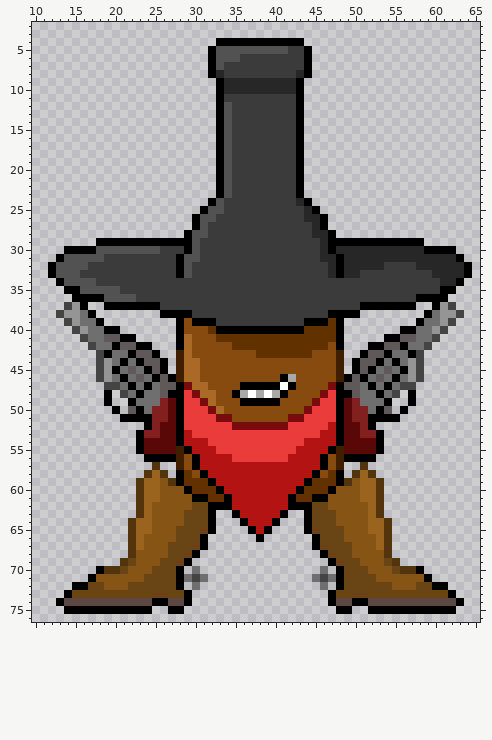
Edited in one commit: sprite sheet (Graphics/Battlers/Back/042.png). Above, as it was before the edit.
The file is 160x160 pixels, drawn in blocks of 2x2; one block is one cell here. Colours within 5 levels of each other are drawn and written as one. Shown: x 10..65, y 2..76.
Once edited:
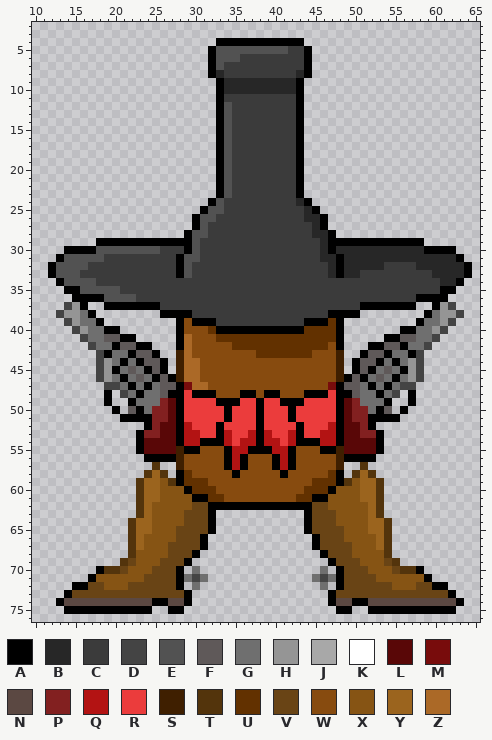
Palette (. is transparent): A #000000  B #272727  C #3b3b3b  D #444444  E #525252  F #5f5959  G #6f6f6f  H #959595  J #a8a8a8  K #ffffff  L #590707  M #780c0c  N #5b4842  P #822020  Q #b31313  R #eb3c3c  S #3f1f00  T #53340c  U #623100  V #694415  W #874b0f  X #865414  Y #9b641e  Z #ab6927
Change:
y 46: x 41..42 AJ -> WW
y 47: x 36..42 AAAAAKA -> WWWWWWW
y 48: x 30..32 MZZ -> AAA; x 35..41 AJKJKJA -> WAAWAAW; x 44..46 WWM -> AAA
y 49: x 31..37 MZWWWAA -> RRAAARR; x 39..45 AAWWWWM -> RRAAARR
y 50: x 32..44 MZWWWWWWWWWWM -> RRARRRARRRARR
y 51: x 33..43 MMWWWWWWWMM -> RARRRARRRAR
y 52: x 29 R -> Q; x 33 R -> A; x 35..41 MMMMMMM -> RRRARRR; x 43 R -> A
y 53: x 30 R -> Q; x 33..34 RR -> AQ; x 37..39 RRR -> QAQ; x 42..43 RR -> QA
y 54: x 31..34 QRRR -> AAAQ; x 36..40 RRRRR -> QQAQQ; x 42..45 RRQQ -> QAAA
y 55: x 30..46 QQQRRRRRRRRRRQQQQ -> AWWWAQQAAAQQAWWWA
y 56: x 30..46 AQQQQRRRRRRRQQQQA -> WWWWAQAWWWAQAWWWW
y 57: x 30..34 AQQQQ -> WWWWA; x 36..40 QQQQQ -> AWWWA; x 42..46 QQQQA -> AWWWW
y 58: x 31..45 AQQQQQQQQQQQQQA -> WWWWAWWWWWAWWWW
y 59: x 32..44 AQQQQQQQQQQQA -> WWWWWWWWWWWWW
y 60: x 33..43 AQQQQQQQQQA -> WWWWWWWWWWW
y 61: x 34..42 AQQQQQQQA -> WWWWWWWWW
y 62: x 35..41 QQQQQQQ -> AAAAAAA
y 63: x 35..41 AQQQQQA -> .......
y 64: x 36..40 AQQQA -> .....
y 65: x 37..39 AQA -> ...
y 66: x 38 A -> .
Pixel boxes of the changes (left, top, right, bottom) in both pictures:
changed: (184, 374, 328, 542)
